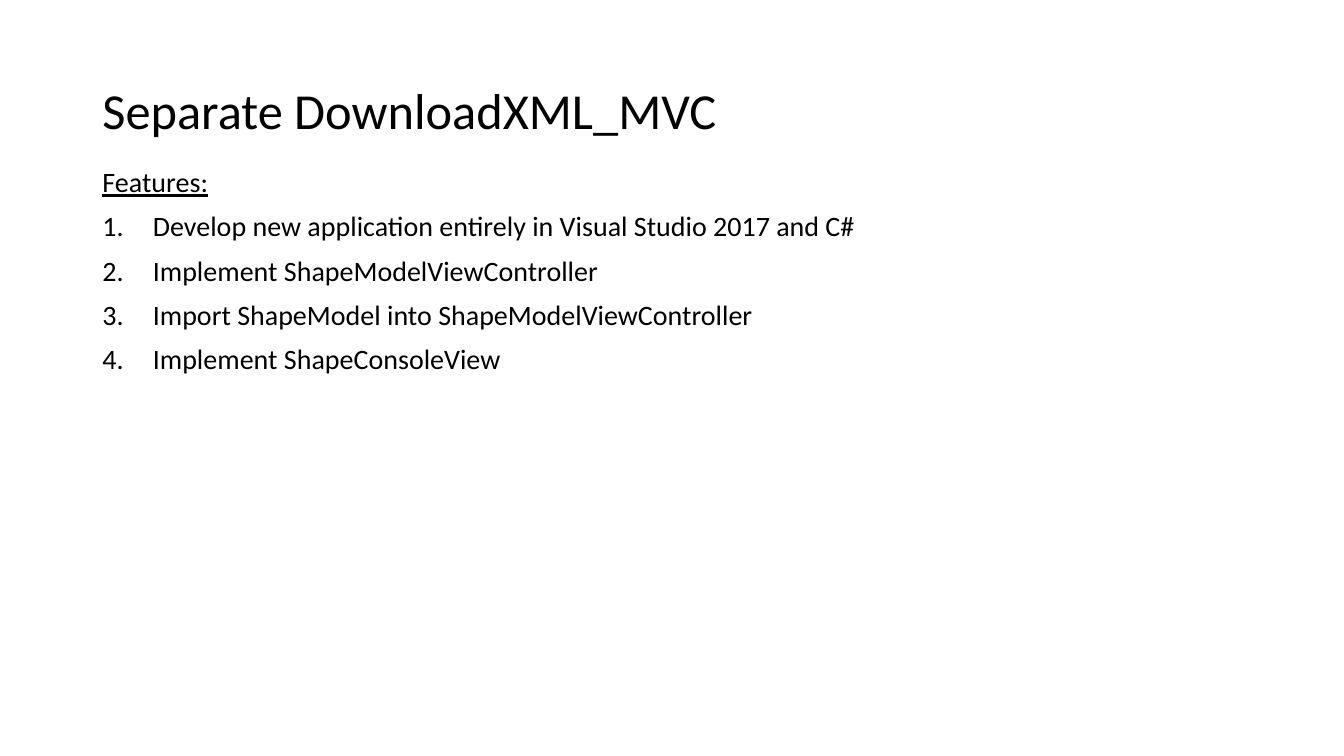
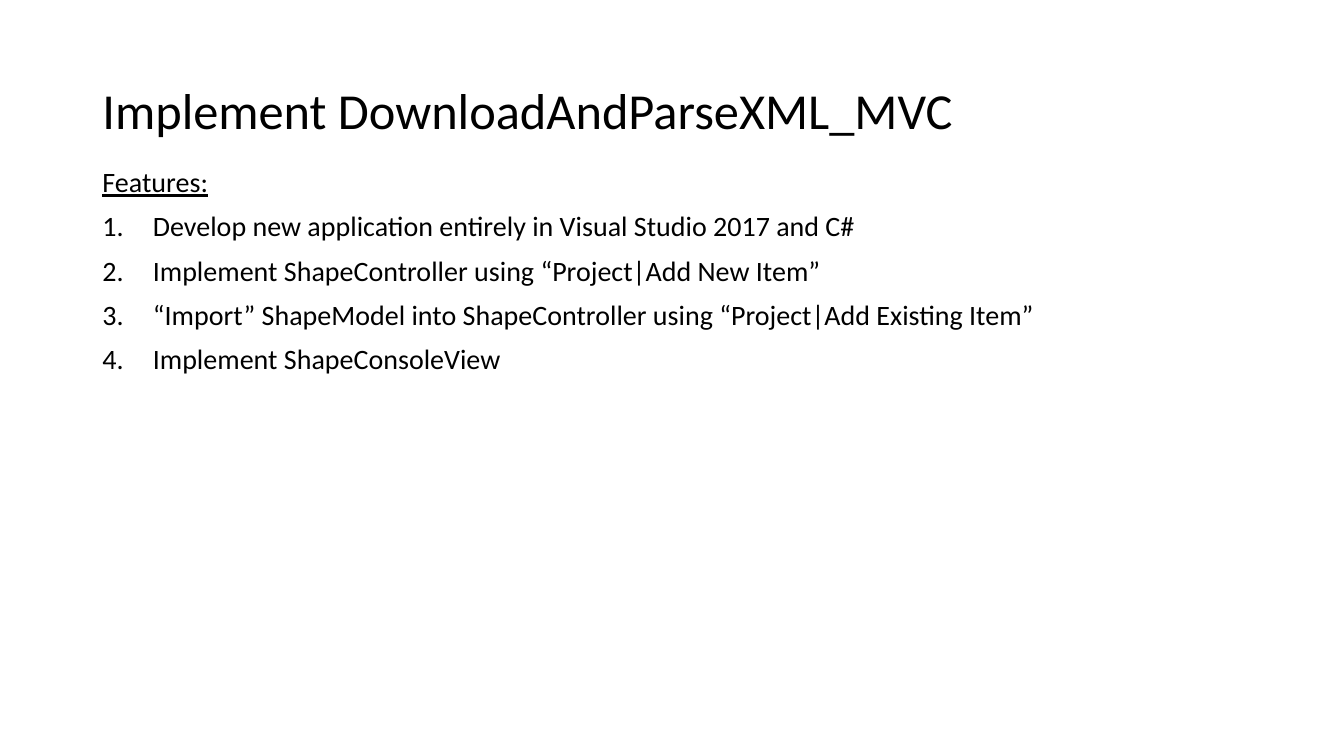
Before and after one commit to EricJPogue/www-epogue-info, a slide deck: slide 31 of CPSC-24500/Week07/2017SpringW07Slides.pptx. Drawn at 1344x756 pixels with LibreOffice and Linux fonts; fonts in the diff are those of the drawing. Boxes give left, top, right and bottom in pixels: in the first picture for what was removed or moved away, otherwise in the second. Text is boxed around its words. In the diff, an @@ line names an element or a change of style, - is before the commit and + after.

```diff
--- a/CPSC-24500/Week07/2017SpringW07Slides.pptx
+++ b/CPSC-24500/Week07/2017SpringW07Slides.pptx
@@ title at bbox=[102, 94, 953, 137]: text changed @@
-Separate DownloadXML_MVC
+Implement DownloadAndParseXML_MVC
@@ text at bbox=[153, 260, 1033, 330]: text changed @@
-2. Implement ShapeModelViewController
-3. Import ShapeModel into ShapeModelViewController
+2. Implement ShapeController using “Project|Add New Item”
+3. “Import” ShapeModel into ShapeController using “Project|Add Existing Item”
```
Also in this commit, not shown: 4 other slides changed, 2 slides added, 3 other files.
